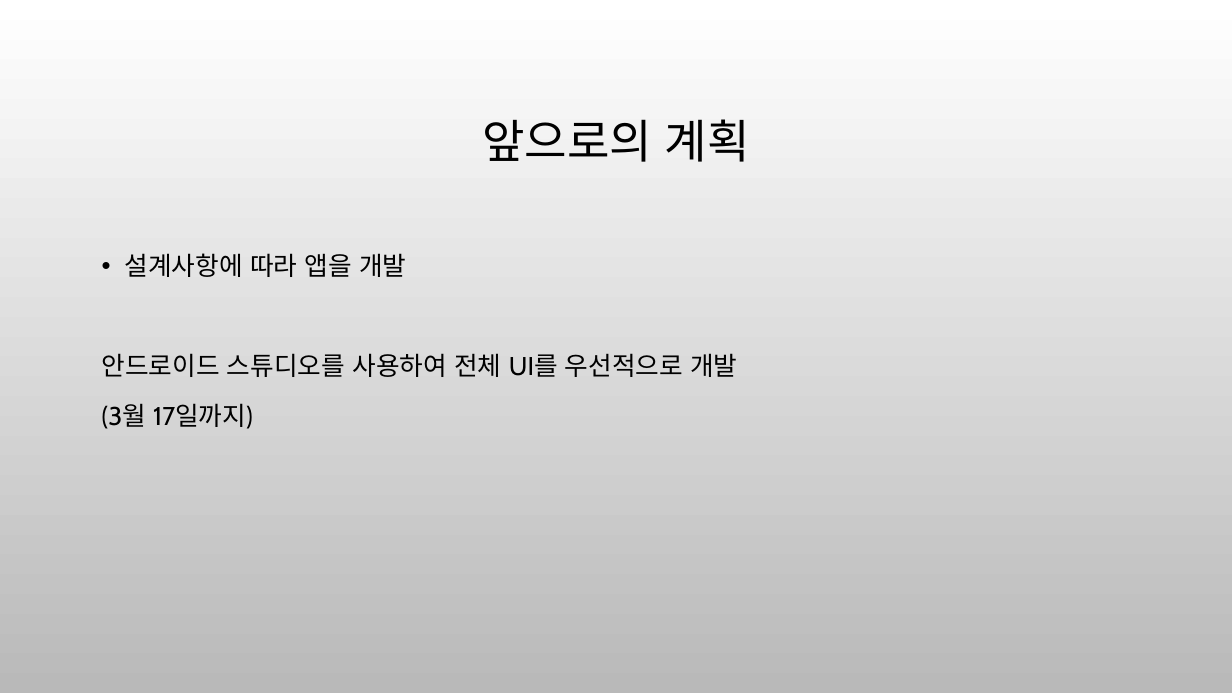
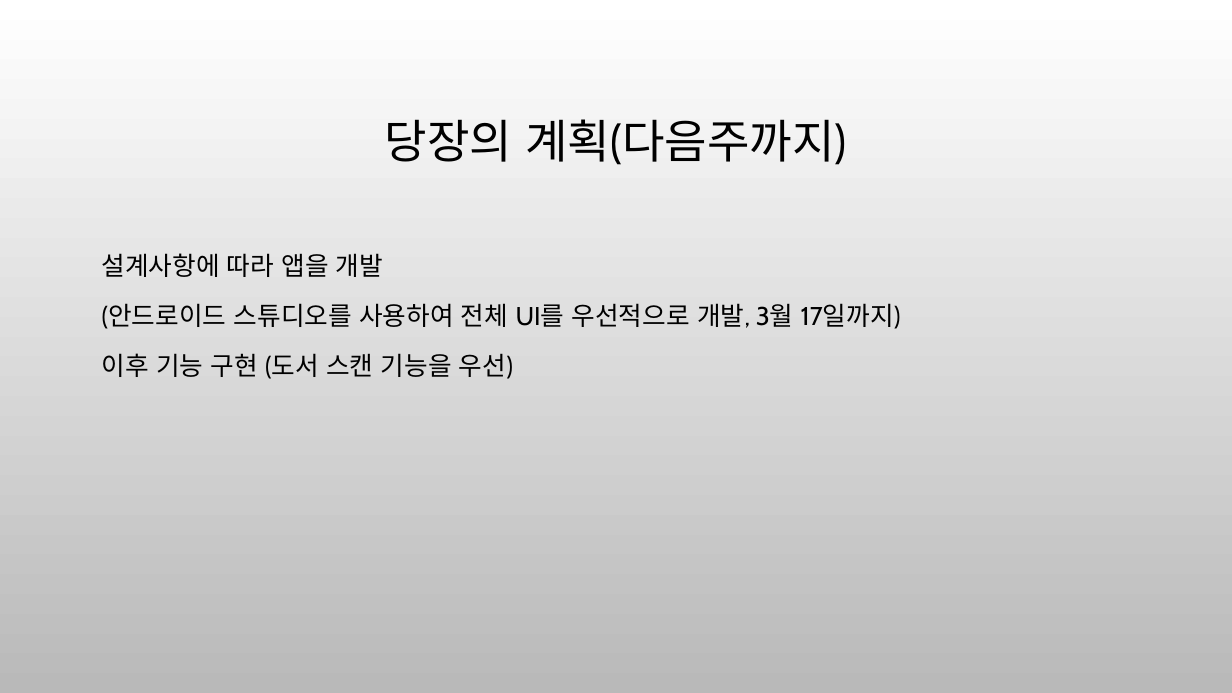
Before and after one commit to kimuJW/Capstone_Team_2, a slide deck: slide 9 of ppt/03-11.pptx. Drawn at 1232x693 pixels with LibreOffice and Linux fonts; fonts in the diff are those of the drawing; background and template pictures are left out. Boxes give left, top, right and bottom in pixels: in the first picture for what was removed or moved away, otherwise in the second. Text is boxed around its words. In the diff, an @@ line names an element or a change of style, - is before the commit and + after.

```diff
--- a/ppt/03-11.pptx
+++ b/ppt/03-11.pptx
@@ title at bbox=[385, 119, 847, 165]: text changed @@
-앞으로의 계획
+당장의 계획(다음주까지)
@@ text at bbox=[102, 253, 383, 277]: bullet • to none @@
@@ text at bbox=[102, 303, 901, 379]: text changed @@
-안드로이드 스튜디오를 사용하여 전체 UI를 우선적으로 개발
-(3월 17일까지)
+(안드로이드 스튜디오를 사용하여 전체 UI를 우선적으로 개발, 3월 17일까지)
+이후 기능 구현 (도서 스캔 기능을 우선)
```
Also in this commit, not shown: 1 slide added.
